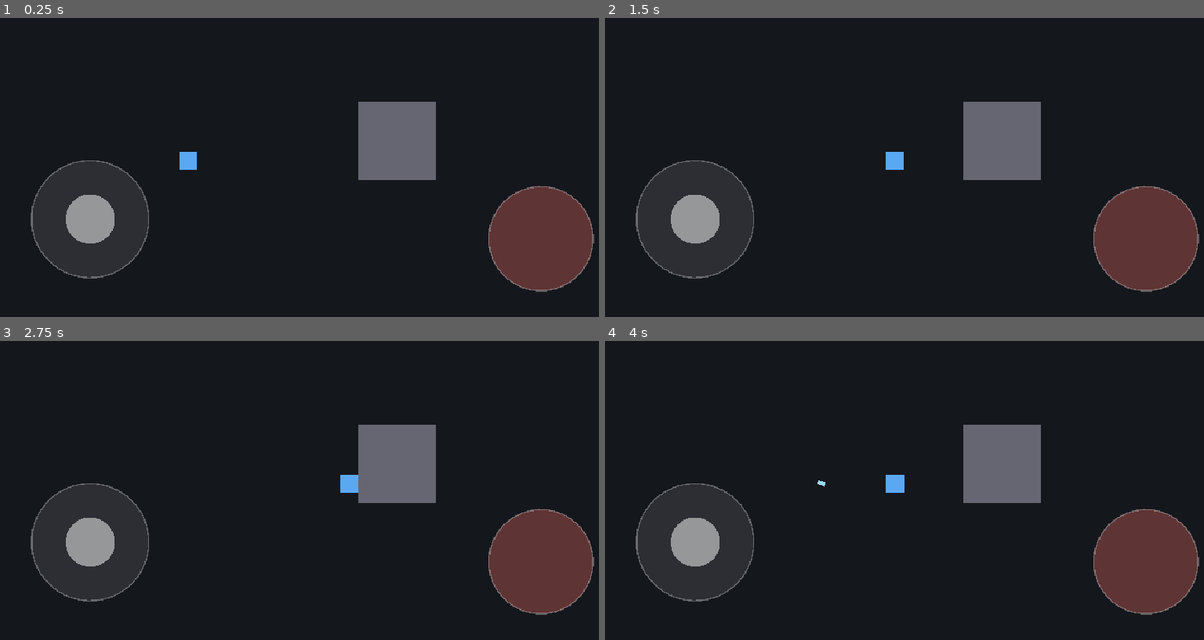
Above: before the commit, frames 1-4 (two rows, left to right).
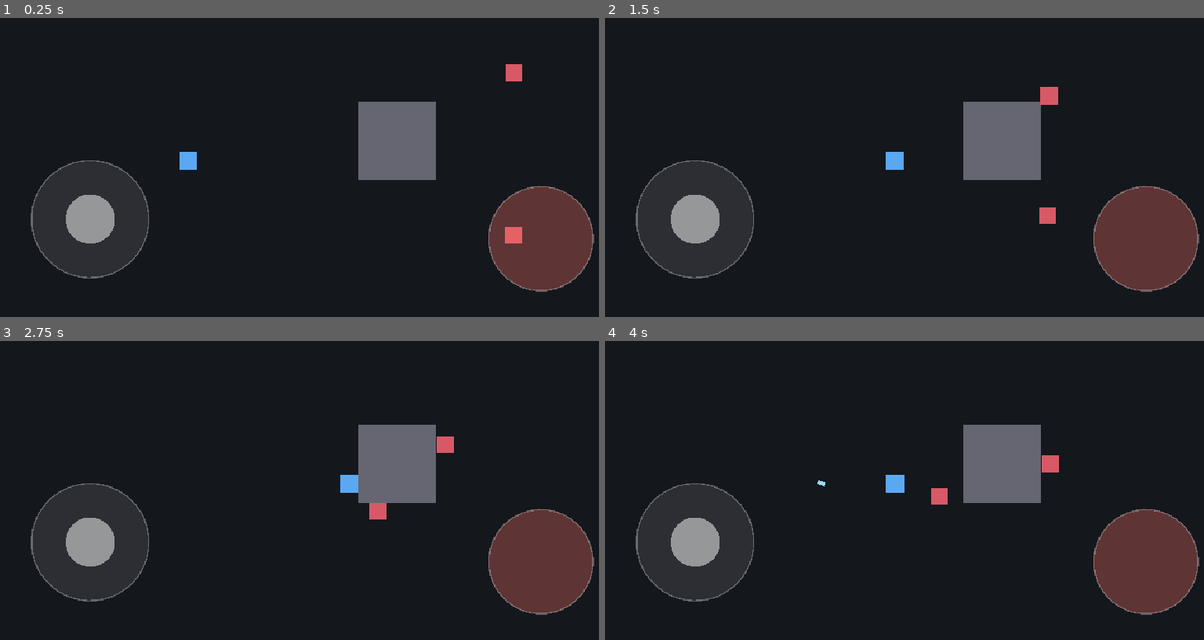
Above: after the commit, the same moments.

Repository: 0xkkun/seoul-challenge
Game: Godot game, scene res://scenes/dev/combat_sandbox.tscn
Two runs of this game, one before a commit and one after it. Both use one fixed random seed, a clock stepped at 60 frames per second and the inputs below. This scene is started directly instead of the project's main scene.
Inputs (mouse positions are in pixels of both pictures, inside the frame that each line leads up to):
- Up to frame 1 (0.25 s): no input
- Up to frame 2 (1.5 s): move the mouse to (1048, 122) at 0.52 s; hold Right (ui_right) 0.53-1.25 s; click (1048, 122) at 0.67 s; tap Space at 0.77 s; drag from (784, 158) to (880, 212) at 1.27 s
- Up to frame 3 (2.75 s): move the mouse to (371, 385) at 2.02 s; hold Right (ui_right) from 2.03 s (still down)
- Up to frame 4 (4 s): release Right (ui_right) at 2.75 s; drag from (880, 535) to (724, 409) at 2.77 s; move the mouse to (1096, 517) at 3.52 s; hold Left (ui_left) from 3.53 s (still down); tap Space at 3.77 s

The runs differ from the first frame. In frame 1, 0.3% of the frame differs, in the area x 84-88%, y 15-76%; in frame 2, 0.3%, in the area x 72-76%, y 23-69%; in frame 3, 0.3%; in frame 4, 0.3%.

Commit message:
[Scene] 잡몹(체이서) 1종 + 추적 AI (#55)
* [Scene] 잡몹(체이서) 1종 + 추적 AI (#11)

플레이어 추적(group "player"), 정화탄 피격(take_damage), 처치 시 defeated 방출(계약 #19),
접촉 데미지(쿨다운). 충돌 레이어 정리 — 정화탄이 적·벽만 맞히고 플레이어는 안 맞음
(player layer2, enemy layer1, bullet mask1). 추적 수학 순수 함수 단위 테스트.
샌드박스에 체이서 2마리 추가.

verify_quick: 체이서 3건 PASS, 전체 게이트 통과. 가로 샌드박스 headless 스모크 무에러.

Co-Authored-By: Claude Opus 4.8 (1M context) <noreply@anthropic.com>

* fix(enemy): make chaser death idempotent

Codex 리뷰(#55, P2) 반영: HP 0 이후 queue_free 전에 추가 피격(같은 프레임 2발 등)되면
_die() 가 재실행돼 defeated 가 두 번 방출 → 방 클리어 카운트 중복 가능. _dead 플래그로
take_damage/_die 를 멱등화.

verify_full 통과: unit 46 / integration 17 / functional 1 (멱등 테스트 추가).

Co-Authored-By: Claude Opus 4.8 (1M context) <noreply@anthropic.com>

---------

Co-authored-by: Claude Opus 4.8 (1M context) <noreply@anthropic.com>

Diff:
--- a/scenes/dev/combat_sandbox.tscn
+++ b/scenes/dev/combat_sandbox.tscn
@@ -1,7 +1,8 @@
-[gd_scene load_steps=4 format=3]
+[gd_scene load_steps=5 format=3]
 
 [ext_resource type="PackedScene" path="res://scenes/player/player.tscn" id="1_player"]
 [ext_resource type="PackedScene" path="res://scenes/ui/touch_controls.tscn" id="2_touch"]
+[ext_resource type="PackedScene" path="res://scenes/enemies/chaser.tscn" id="3_chaser"]
 
 [sub_resource type="RectangleShape2D" id="wall_shape"]
 size = Vector2(120, 120)
@@ -23,3 +24,9 @@
 [node name="WallVisual" type="Polygon2D" parent="Wall"]
 color = Color(0.4, 0.4, 0.45, 1)
 polygon = PackedVector2Array(-60, -60, 60, -60, 60, 60, -60, 60)
+
+[node name="Chaser" parent="." instance=ExtResource("3_chaser")]
+position = Vector2(820, 160)
+
+[node name="Chaser2" parent="." instance=ExtResource("3_chaser")]
+position = Vector2(820, 420)
--- /dev/null
+++ b/scenes/enemies/chaser.tscn
@@ -0,0 +1,18 @@
+[gd_scene load_steps=3 format=3]
+
+[ext_resource type="Script" path="res://scripts/enemies/chaser.gd" id="1_chaser"]
+
+[sub_resource type="CircleShape2D" id="CircleShape2D_chaser"]
+radius = 13.0
+
+[node name="Chaser" type="CharacterBody2D"]
+collision_layer = 1
+collision_mask = 3
+script = ExtResource("1_chaser")
+
+[node name="Collision" type="CollisionShape2D" parent="."]
+shape = SubResource("CircleShape2D_chaser")
+
+[node name="Placeholder" type="Polygon2D" parent="."]
+color = Color(0.85, 0.35, 0.4, 1)
+polygon = PackedVector2Array(-13, -13, 13, -13, 13, 13, -13, 13)
--- a/scenes/player/player.tscn
+++ b/scenes/player/player.tscn
@@ -7,6 +7,8 @@
 radius = 14.0
 
 [node name="Player" type="CharacterBody2D"]
+collision_layer = 2
+collision_mask = 1
 script = ExtResource("1_player")
 
 [node name="Collision" type="CollisionShape2D" parent="."]
--- a/scenes/projectiles/purify_bullet.tscn
+++ b/scenes/projectiles/purify_bullet.tscn
@@ -6,6 +6,8 @@
 radius = 5.0
 
 [node name="PurifyBullet" type="Area2D"]
+collision_layer = 0
+collision_mask = 1
 script = ExtResource("1_bullet")
 
 [node name="Collision" type="CollisionShape2D" parent="."]
--- /dev/null
+++ b/scripts/enemies/chaser.gd
@@ -0,0 +1,77 @@
+extends CharacterBody2D
+## #11 잡몹(체이서) — 플레이어 추적, 정화탄 피격(take_damage), 처치 시 defeated 방출, 접촉 데미지.
+## 추적 수학은 순수 함수로 분리해 단위 테스트한다.
+
+## 처치됨 — RoomManager/전투방이 듣고 방 클리어 카운트에 사용한다(계약 #19).
+signal defeated(enemy)
+
+@export var max_hp: int = 3
+@export var move_speed: float = 90.0       ## 추적 속도 (px/s)
+@export var contact_damage: int = 1        ## 접촉 시 플레이어 피해
+@export var contact_range: float = 28.0    ## 접촉 판정 거리 (px)
+@export var contact_cooldown: float = 0.6  ## 접촉 데미지 간격 (s)
+@export var target_group: StringName = &"player"
+
+var _hp: int = 0
+var _contact_timer: float = 0.0
+var _dead: bool = false
+
+
+func _ready() -> void:
+	_hp = max_hp
+	add_to_group(&"enemy")
+
+
+func _physics_process(delta: float) -> void:
+	_contact_timer = maxf(0.0, _contact_timer - delta)
+	var target := _find_target()
+	if target == null:
+		return
+	velocity = chase_velocity(global_position, target.global_position, move_speed)
+	move_and_slide()
+	_try_contact(target)
+
+
+# --- 순수 함수(테스트 대상) ---
+
+## from→to 향하는 추적 속도. 같은 위치면 ZERO.
+func chase_velocity(from: Vector2, to: Vector2, speed: float) -> Vector2:
+	var dir := to - from
+	return dir.normalized() * speed if dir.length() > 0.001 else Vector2.ZERO
+
+
+func is_dead(hp: int) -> bool:
+	return hp <= 0
+
+
+# --- 피격 / 처치 / 접촉 (I/O) ---
+
+## 정화탄 등이 호출한다(계약). HP 감소 → 0 이하면 처치.
+func take_damage(amount: int) -> void:
+	if _dead:
+		return
+	_hp -= amount
+	if is_dead(_hp):
+		_die()
+
+
+func _die() -> void:
+	if _dead:
+		return
+	_dead = true
+	defeated.emit(self)
+	queue_free()
+
+
+func _find_target() -> Node2D:
+	return get_tree().get_first_node_in_group(target_group) as Node2D
+
+
+func _try_contact(target: Node2D) -> void:
+	if _contact_timer > 0.0:
+		return
+	if global_position.distance_to(target.global_position) > contact_range:
+		return
+	if target.has_method("take_damage"):
+		target.call("take_damage", contact_damage)
+	_contact_timer = contact_cooldown
--- a/scripts/player/player.gd
+++ b/scripts/player/player.gd
@@ -23,6 +23,7 @@
 
 
 func _ready() -> void:
+	add_to_group(&"player")
 	if not touch_controls_path.is_empty():
 		_touch = get_node_or_null(touch_controls_path)
 
--- /dev/null
+++ b/tests/unit/test_chaser.gd
@@ -0,0 +1,47 @@
+extends Node
+## #11 잡몹(체이서) — 추적 수학 + 피격/처치 단위 테스트.
+
+const ChaserScene := preload("res://scenes/enemies/chaser.tscn")
+
+var _runner: Node
+
+
+func _set_runner(runner: Node) -> void:
+	_runner = runner
+
+
+func test_chase_points_toward_target() -> void:
+	var e = ChaserScene.instantiate()
+	var v: Vector2 = e.chase_velocity(Vector2.ZERO, Vector2(10.0, 0.0), 50.0)
+	_runner.assert_true(v.x > 0.0, "타겟 향해 추적(+x)")
+	_runner.assert_true(is_equal_approx(v.length(), 50.0), "추적 속도 = move_speed")
+	e.free()
+
+
+func test_chase_zero_on_same_position() -> void:
+	var e = ChaserScene.instantiate()
+	var v: Vector2 = e.chase_velocity(Vector2(5.0, 5.0), Vector2(5.0, 5.0), 50.0)
+	_runner.assert_true(v == Vector2.ZERO, "같은 위치면 정지")
+	e.free()
+
+
+func test_dies_after_max_hp_damage() -> void:
+	var e = ChaserScene.instantiate()
+	add_child(e)  # _ready → _hp = max_hp(3)
+	var hit := {"defeated": false}
+	e.defeated.connect(func(_enemy): hit["defeated"] = true)
+	e.take_damage(1)
+	e.take_damage(1)
+	_runner.assert_false(hit["defeated"], "2대로는 안 죽음")
+	e.take_damage(1)
+	_runner.assert_true(hit["defeated"], "max_hp(3)만큼 맞으면 defeated 방출")
+
+
+func test_death_is_idempotent() -> void:
+	var e = ChaserScene.instantiate()
+	add_child(e)  # _ready → _hp = max_hp
+	var count := {"n": 0}
+	e.defeated.connect(func(_enemy): count["n"] += 1)
+	e.take_damage(e.max_hp)   # 즉사
+	e.take_damage(e.max_hp)   # 사망 후 같은 프레임 추가 피격 시나리오
+	_runner.assert_eq(count["n"], 1, "사망 후 추가 피격해도 defeated 는 한 번만")
Not shown, added: scripts/enemies/chaser.gd.uid
Not shown, added: tests/unit/test_chaser.gd.uid
